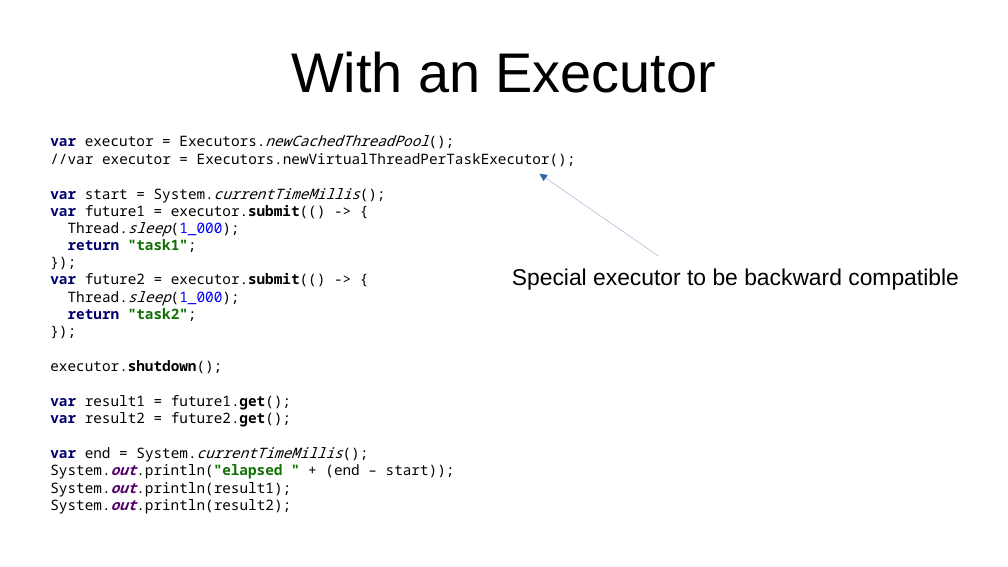
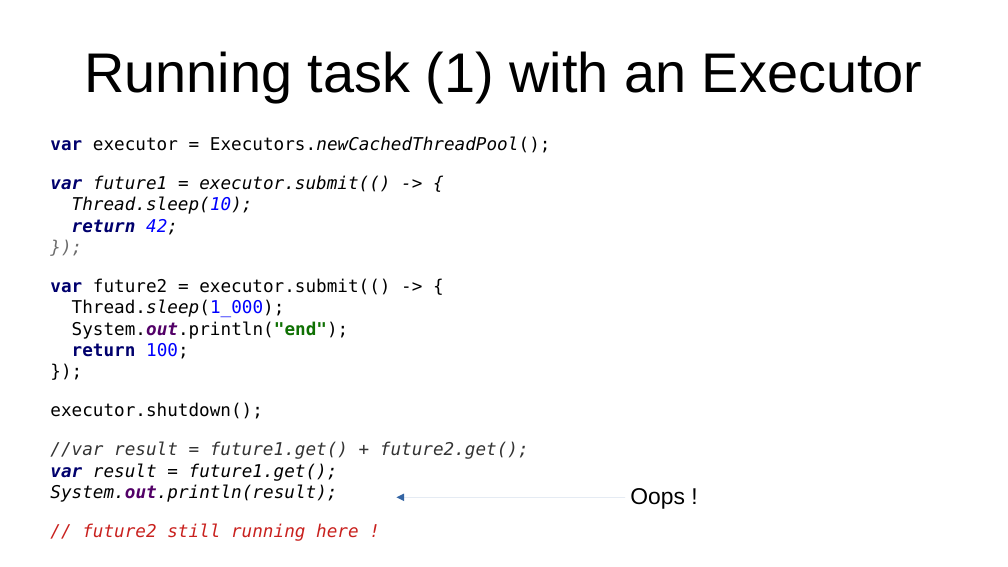
Before and after one commit to forax/loom-fiber, a slide deck: slide 44 of loom is looming.odp (slide 43 before the commit). Drawn at 1008x567 pixels with LibreOffice and Linux fonts; fonts in the diff are those of the drawing. Boxes give left, top, right and bottom in pixels: in the first picture for what was removed or moved away, otherwise in the second. Text is boxed around its words. In the diff, an @@ line names an element or a change of style, - is before the commit and + after.

```diff
--- a/loom is looming.odp
+++ b/loom is looming.odp
@@ title at (84,51,922,102): text changed @@
-With an Executor
+Running task (1) with an Executor
@@ text at (50,136,551,359): text changed; size 11.2 to 13.9 pt; font Noto Sans Mono to DejaVu Sans Mono @@
-var executor = Executors.newCachedThreadPool();
-//var executor = Executors.newVirtualThreadPerTaskExecutor();
-var start = System.currentTimeMillis();
-var future1 = executor.submit(() -> {
-Thread.sleep(1_000);
-return "task1";
-});
-var future2 = executor.submit(() -> {
-Thread.sleep(1_000);
-return "task2";
-});
+var executor = Executors.newCachedThreadPool();
+var future1 = executor.submit(() -> {
+Thread.sleep(10);
+return 42;
+});
+var future2 = executor.submit(() -> {
+Thread.sleep(1_000);
+System.out.println("end");
+return 100;
+});
@@ arrow removed from (659, 256) to (540, 174) @@
@@ text removed at (512,268,959,290) @@
-Special executor to be backward compatible
@@ text at (50,402,263,419): size 11.2 to 13.9 pt, font Noto Sans Mono to DejaVu Sans Mono, bold off in "executor.shutdown();" @@
@@ text at (50,442,529,502): text changed; size 11.2 to 13.9 pt; font Noto Sans Mono to DejaVu Sans Mono; italic on @@
-var result1 = future1.get();
-var result2 = future2.get();
-var end = System.currentTimeMillis();
-System.out.println("elapsed " + (end – start));
-System.out.println(result1);
-System.out.println(result2);
+//var result = future1.get() + future2.get();
+var result = future1.get();
+System.out.println(result);
+// future2 still running here !
@@ arrow added from (626, 498) to (397, 498), #3465A4 0 pt @@
@@ text added at (630,488,685,509), 18 pt, text #000000 @@
+Oops !
```
Also in this commit, not shown: 5 other slides changed, 2 slides added, 5 other files.
